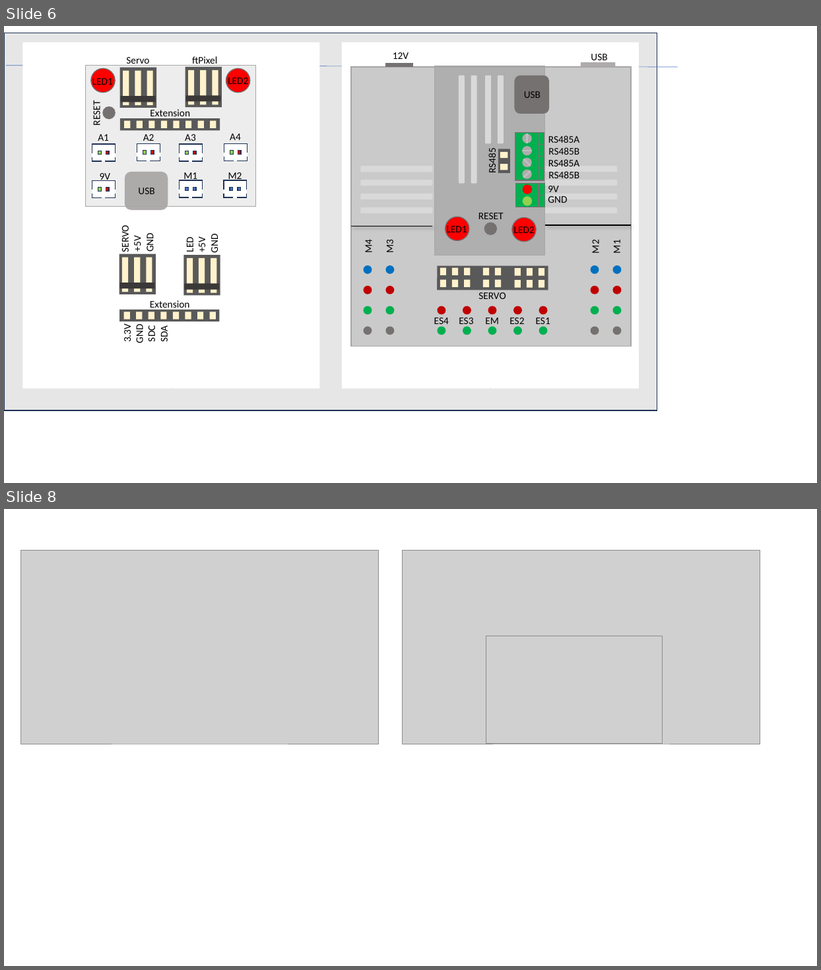
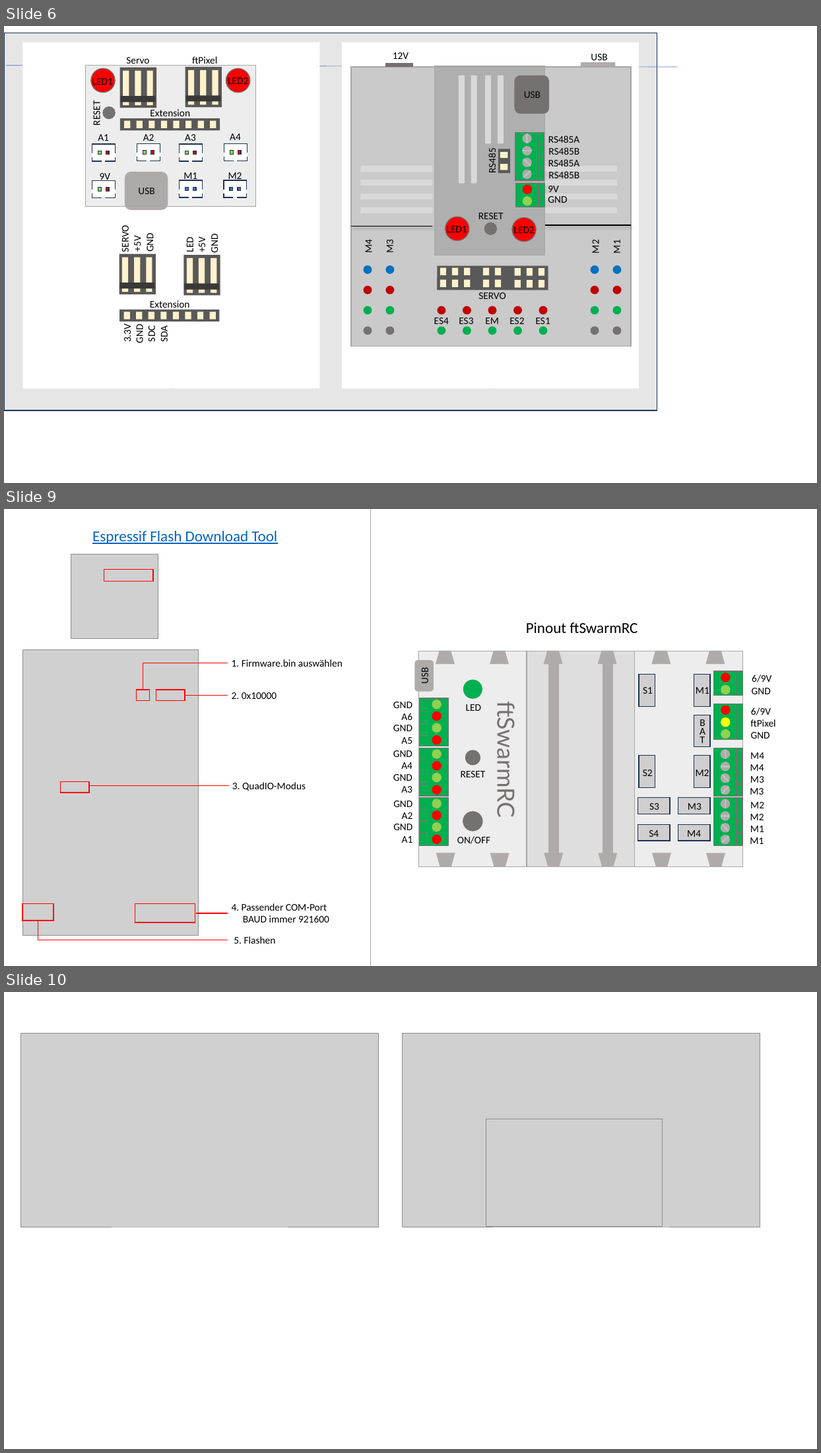
Before and after one commit to elektrofuzzis/ftSwarm, a slide deck: docs_raw/Bilder ftSwarmrs.pptx. Shown one above the other, each under a label of ours: slides 6 and 8 before the commit, slides 6, 9 and 10 after it; the slides between them are not shown. The pictures are 821x970 and 821x1453 pixels, drawn with LibreOffice and Linux fonts; fonts in the diff are those of the drawing; grey boxes stand for pictures. Boxes give left, top, right and bottom in pixels: in the first picture for what was removed or moved away, otherwise in the second. Text is boxed around its words. In the diff, an @@ line names an element or a change of style, - is before the commit and + after.

```diff
--- a/docs_raw/Bilder ftSwarmrs.pptx
+++ b/docs_raw/Bilder ftSwarmrs.pptx
@@ slide 9 added at (4, 509, 817, 966), background #FFFFFF @@
@@ line added from (370, 509) to (370, 966), #A5A5A5 0.5 pt @@
@@ text added at (92, 531, 277, 544), 18 pt, text #0563C1, underline @@
+Espressif Flash Download Tool
@@ picture added at (71, 554, 158, 638) @@
@@ rectangle added at (104, 569, 153, 582), outline #FF0000 1 pt @@
@@ text added at (526, 623, 638, 633), 18 pt, text #000000 @@
+Pinout ftSwarmRC
@@ picture added at (22, 650, 199, 936) @@
@@ elbow line added from (143, 690) to (228, 663), #FF0000 1 pt @@
@@ text added at (232, 659, 343, 667), 12 pt, text #000000 @@
+1. Firmware.bin auswählen
@@ rectangle added at (137, 690, 150, 701), outline #FF0000 1 pt @@
@@ rectangle added at (156, 690, 185, 701), outline #FF0000 1 pt @@
@@ line added from (185, 696) to (228, 696), #FF0000 1 pt @@
@@ text added at (232, 692, 277, 699), 12 pt, text #000000 @@
+2. 0x10000
@@ group added at (393, 651, 776, 867): 45 rectangles, 39 texts, 28 ellipses, 12 flow chart manual operations, 8 lines, 1 rounded rectangle @@
+6/9V
+ftPixel
+GND
+ftSwarmRC
+6/9V
+GND
+M2
+M2
+M1
+M1
+GND
+A2
+GND
+A1
+RESET
+USB
+GND
+A4
+GND
+A3
+GND
+A6
+GND
+A5
+ON/OFF
+LED
+M4
+M4
+M3
+M3
+S1
+M1
+S2
+M2
+S3
+M3
+S4
+M4
+B
+A
+T
@@ rectangle added at (61, 782, 89, 793), outline #FF0000 1 pt @@
@@ text added at (232, 782, 306, 791), 12 pt, text #000000 @@
+3. QuadIO-Modus
@@ line added from (89, 786) to (229, 786), #FF0000 1 pt @@
@@ rectangle added at (22, 904, 54, 921), outline #FF0000 1 pt @@
@@ rectangle added at (135, 904, 195, 923), outline #FF0000 1 pt @@
@@ text added at (232, 904, 329, 923), 12 pt, text #000000 @@
+4. Passender COM-Port
+BAUD immer 921600
@@ elbow line added from (38, 921) to (228, 940), #FF0000 1 pt @@
@@ line added from (196, 914) to (228, 914), #FF0000 1 pt @@
@@ text added at (234, 937, 276, 944), 12 pt, text #000000 @@
+5. Flashen
@@ what was slide 8 is now slide 10 @@
```
Also in this commit, not shown: 1 other slide added, 5 other files.
